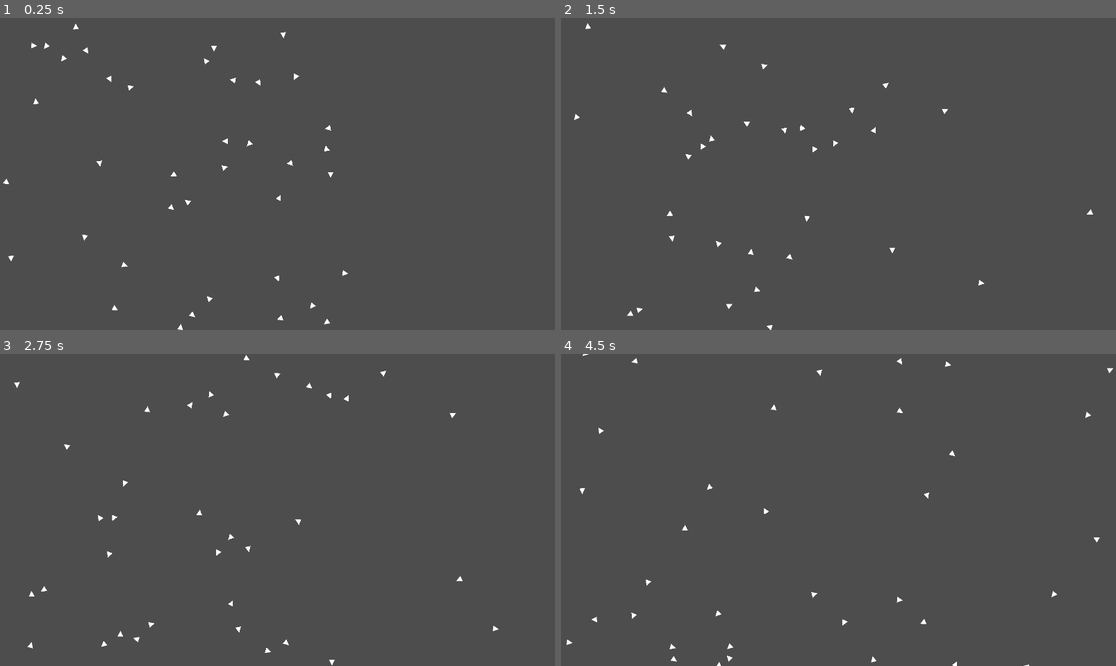
Above: before the commit, frames 1-4 (two rows, left to right).
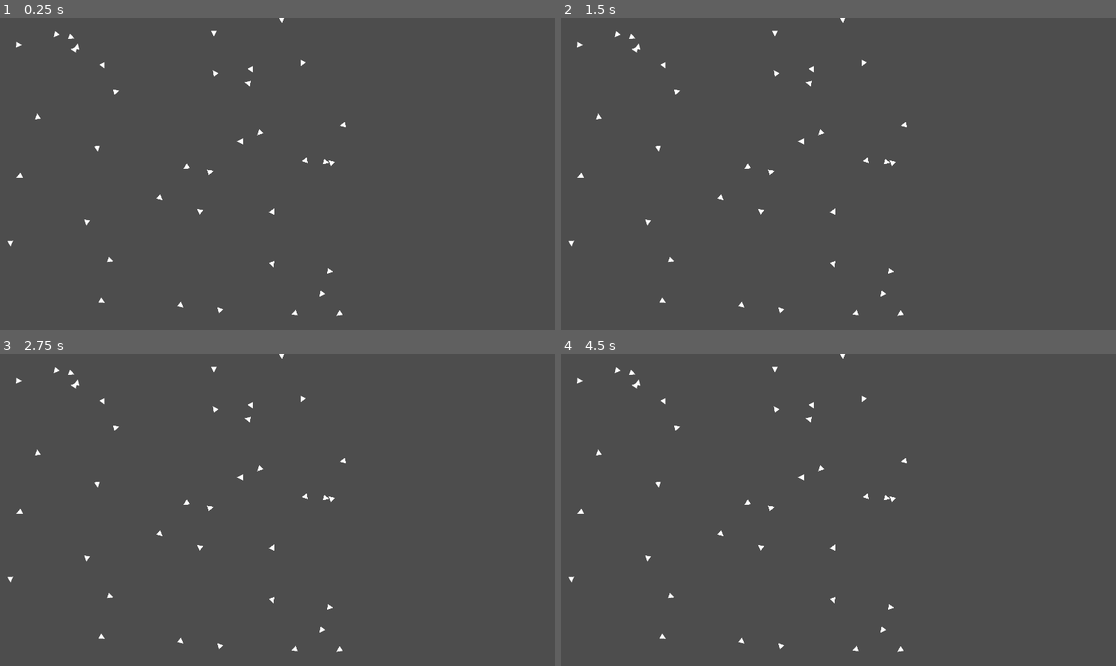
Above: after the commit, the same moments.

Repository: Sub1111/boids
Game: Godot game, scene res://2d/main_2d.tscn
The game is run twice, just before and just after one commit, with the same random seed, the same clock (stepped at 60 frames per second) and the same inputs.
Inputs:
- Up to frame 1 (0.25 s): no input
- Up to frame 2 (1.5 s): no input
- Up to frame 3 (2.75 s): no input
- Up to frame 4 (4.5 s): no input

The runs differ from the first frame. In frame 1, 0.8% of the frame differs, in the area x 0-63%, y 0-100%; in frame 2, 0.8%; in frame 3, 0.8%; in frame 4, 0.8%.

Commit message:
Blank slate

Diff:
--- a/2d/fish_2d.gd
+++ b/2d/fish_2d.gd
@@ -1,11 +1,6 @@
 extends Node2D
 
-@export var speed: int = 1
 var detector: Area2D
-@export var separation_distance = 40 # minimum distance to another fish, in which this fish turns
-var separation_rotation_speed = 20 # speed of rotation during separation
-var alignment_rotation_speed = separation_rotation_speed / 2. # speed of rotation during alignment
-
 
 # Called when the node enters the scene tree for the first time.
 func _ready() -> void:
@@ -14,29 +9,4 @@
 
 # Called every frame. 'delta' is the elapsed time since the previous frame.
 func _process(delta: float) -> void:
-	var direction: Vector2 = Vector2(cos(rotation), sin(rotation)) # normolized fish direction
-
-	var detected_fish_areas: Array[Area2D] = detector.get_overlapping_areas()
-	var detected_fish: Array[Node2D]
-	for i in range(detected_fish_areas.size()):
-		detected_fish.append(detected_fish_areas[i].get_parent())
-
-	# Moving
-	position += speed * delta * direction
-
-	# Separation
-
-	var separation_direction = Vector2(-direction.y, direction.x) # this fish direction rotated by 90 degrees
-	for fish in detected_fish:
-		var dist: Vector2 = fish.position - position
-		if (dist.length() < separation_distance):
-			rotation -= sign(dist.dot(separation_direction)) * separation_rotation_speed * delta
-	"""
-	#Alignment
-	var sum_of_rotations: float = 0
-	for fish in detected_fish:
-		sum_of_rotations += fish.rotation
-	if detected_fish.size() > 0:
-		var avg_rotation: float = (sum_of_rotations) / (detected_fish.size())
-		rotation += sign(avg_rotation - rotation) * alignment_rotation_speed * delta
-	"""
+	pass
--- a/2d/fish_2d.tscn
+++ b/2d/fish_2d.tscn
@@ -11,7 +11,6 @@
 rotation = -6.28319
 scale = Vector2(5, 5)
 script = ExtResource("1_emust")
-speed = 210
 
 [node name="Area2D" type="Area2D" parent="."]
 rotation = -1.5708
